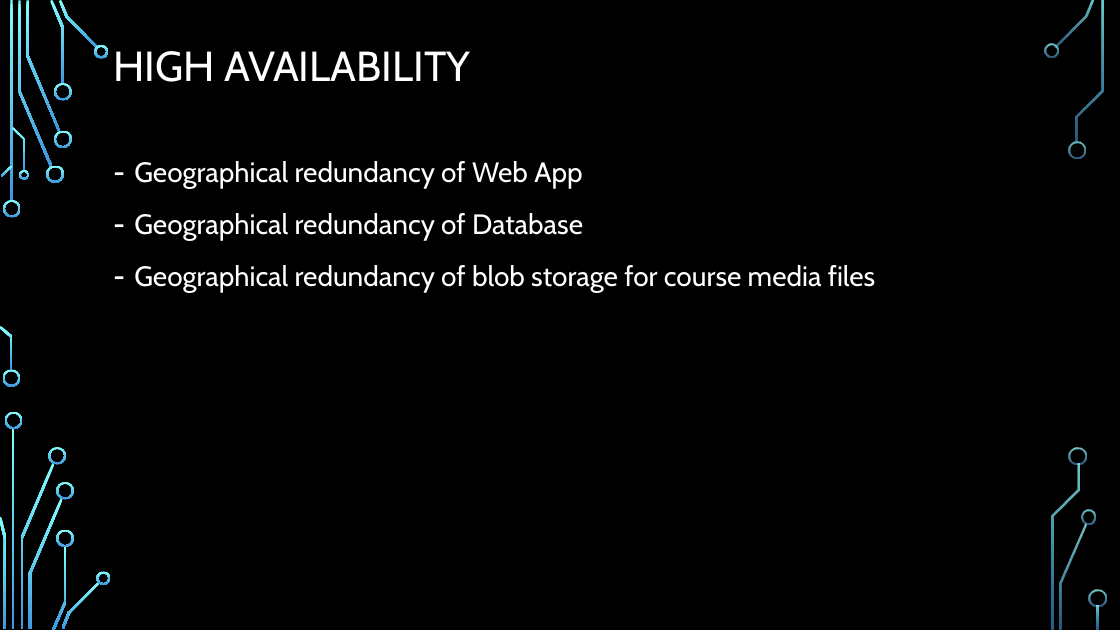
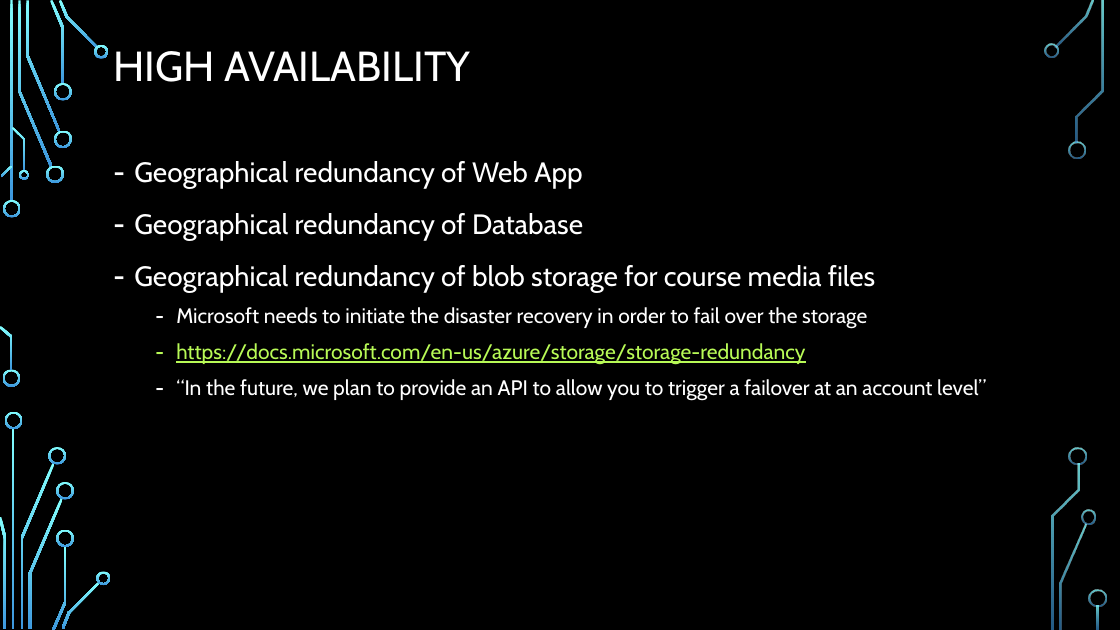
Before and after one commit to chenghao1983/c6c1d99d-502e-4a47-b8f5-35181e48b4fa_PT4, a slide deck: slide 7 of Doc/Active Learning on the Cloud - PT4.pptx (slide 6 before the commit). Drawn at 1120x630 pixels with LibreOffice and Linux fonts; fonts in the diff are those of the drawing; background and template pictures are left out. Boxes give left, top, right and bottom in pixels: in the first picture for what was removed or moved away, otherwise in the second. Text is boxed around its words. In the diff, an @@ line names an element or a change of style, - is before the commit and + after.

Commit message:
- updated PPT

```diff
--- a/Doc/Active Learning on the Cloud - PT4.pptx
+++ b/Doc/Active Learning on the Cloud - PT4.pptx
@@ text at (176,307,986,401): paragraphs added @@
+  – Microsoft needs to initiate the disaster recovery in order to fail over the storage
+  – https://docs.microsoft.com/en-us/azure/storage/storage-redundancy
+  – “In the future, we plan to provide an API to allow you to trigger a failover at an account level”
```
Also in this commit, not shown: 3 other slides changed, 2 slides added.
